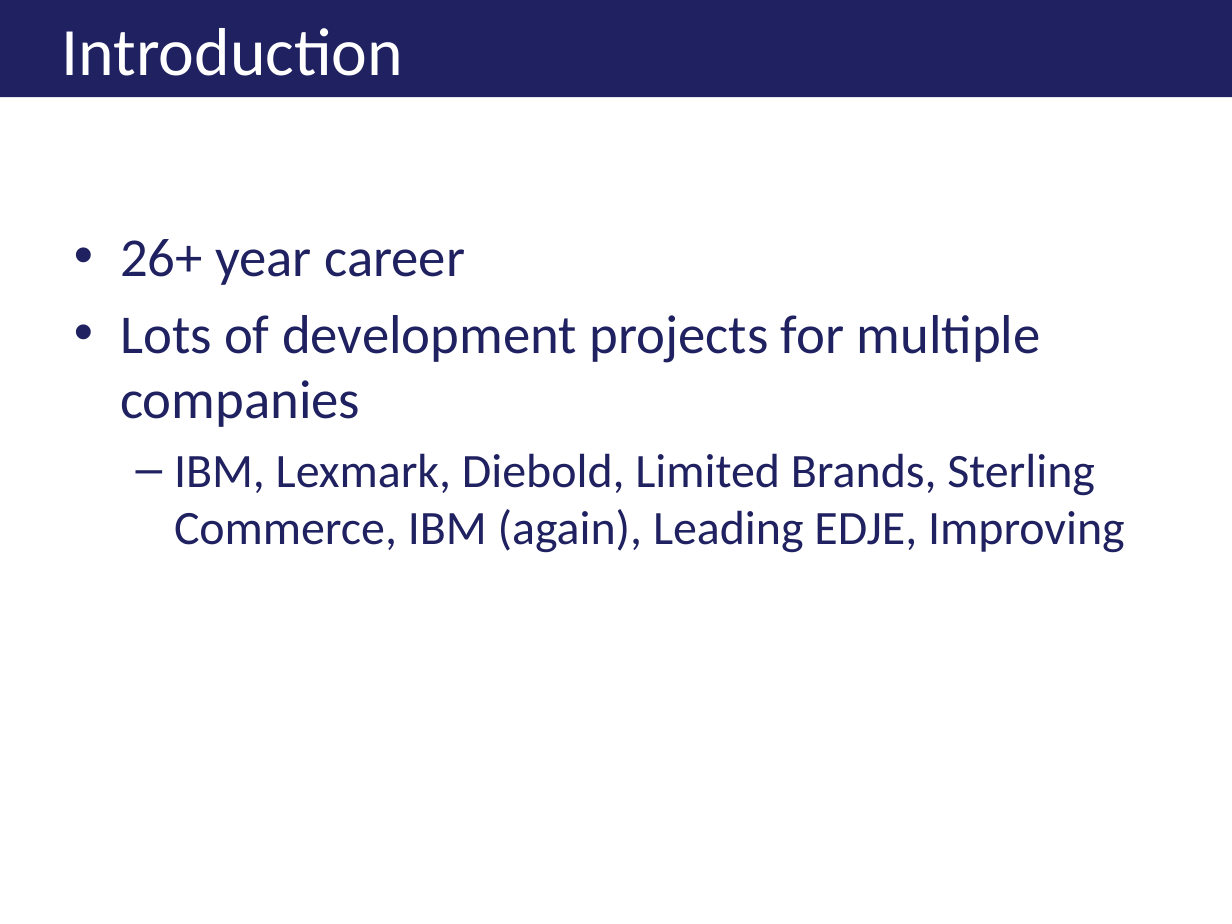
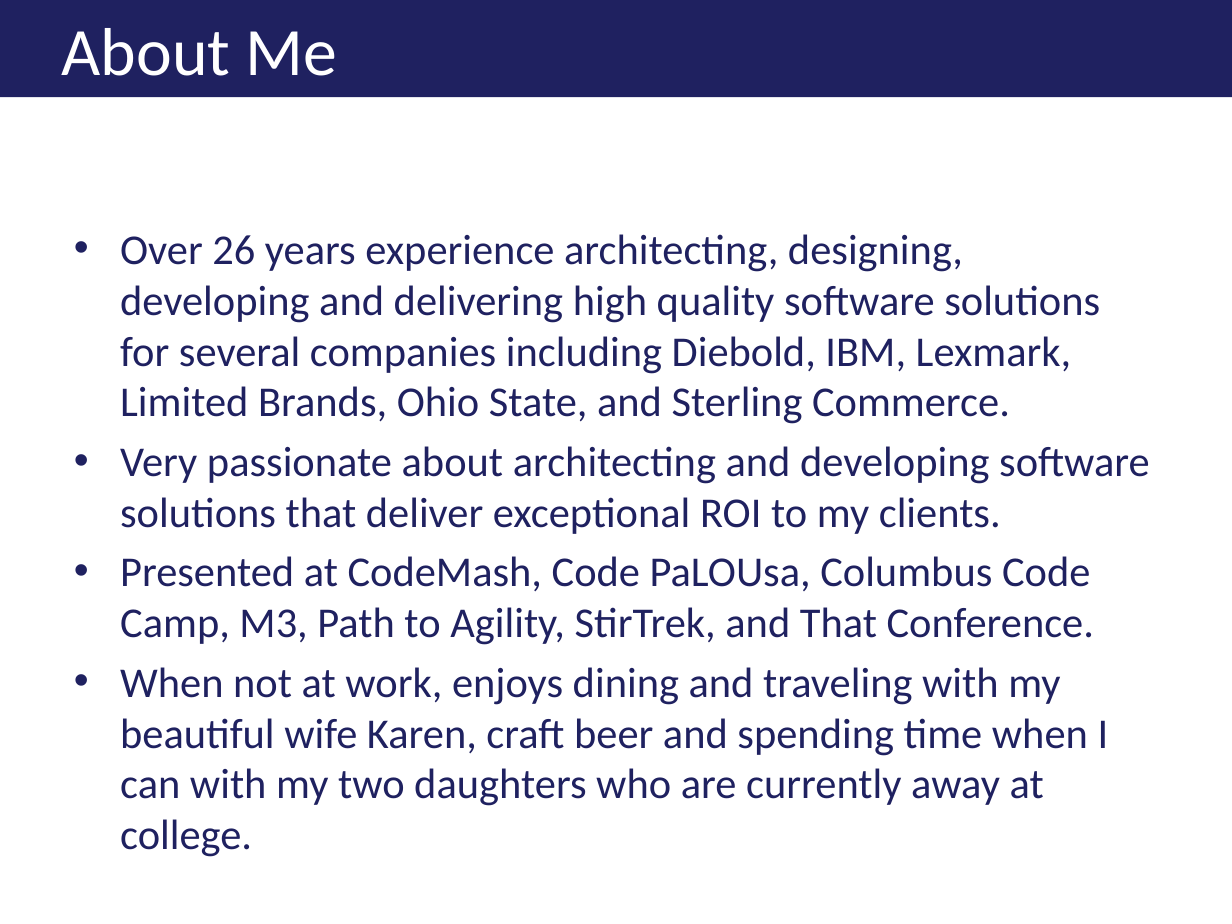
Before and after one commit to jkwuc89/Presentations, a slide deck: slide 3 of A Swift Introduction to Swift.pptx (slide 2 before the commit). Drawn at 1232x924 pixels with LibreOffice and Linux fonts; fonts in the diff are those of the drawing; background and template pictures are left out. Boxes give left, top, right and bottom in pixels: in the first picture for what was removed or moved away, otherwise in the second. Text is boxed around its words. In the diff, an @@ line names an element or a change of style, - is before the commit and + after.

```diff
--- a/A Swift Introduction to Swift.pptx
+++ b/A Swift Introduction to Swift.pptx
@@ title at (x1=62, y1=28, x2=338, y2=76): text changed @@
-Introduction
+About Me
@@ text at (x1=120, y1=234, x2=1150, y2=806): text changed; size 28 to 24.8 pt @@
-• 26+ year career
-• Lots of development projects for multiple companies
-  – IBM, Lexmark, Diebold, Limited Brands, Sterling Commerce, IBM (again), Leading EDJE, Improving
+• Over 26 years experience architecting, designing, developing and delivering high quality software solutions for several companies including Diebold, IBM, Lexmark, Limited Brands, Ohio State, and Sterling Commerce.
+• Very passionate about architecting and developing software solutions that deliver exceptional ROI to my clients.
+• Presented at CodeMash, Code PaLOUsa, Columbus Code Camp, M3, Path to Agility, StirTrek, and That Conference.
+• When not at work, enjoys dining and traveling with my beautiful wife Karen, craft beer and spending time when I can with my two daughters who are currently away at college.
```
Also in this commit, not shown: 3 other slides changed, 2 slides added.
